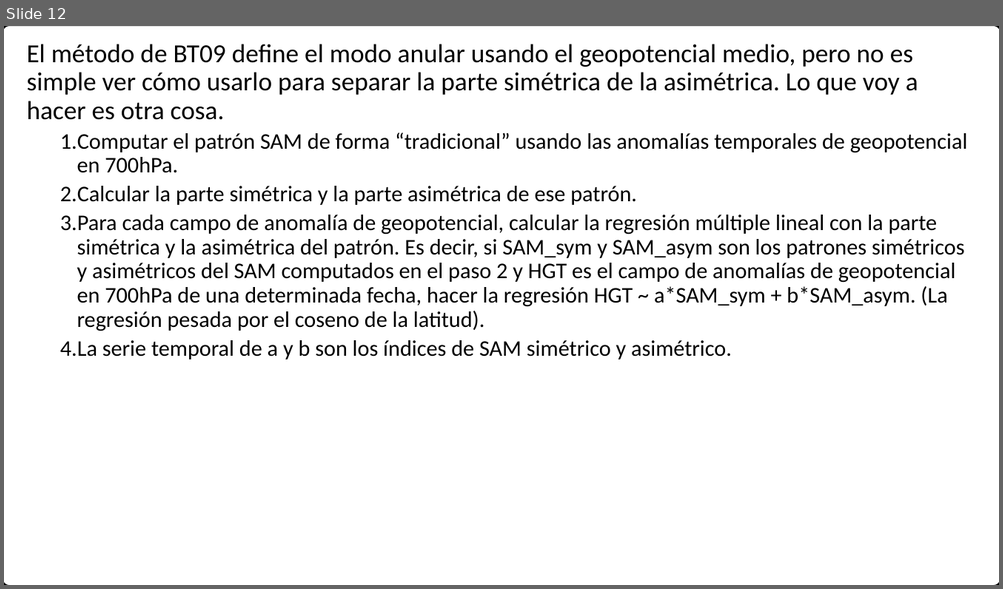
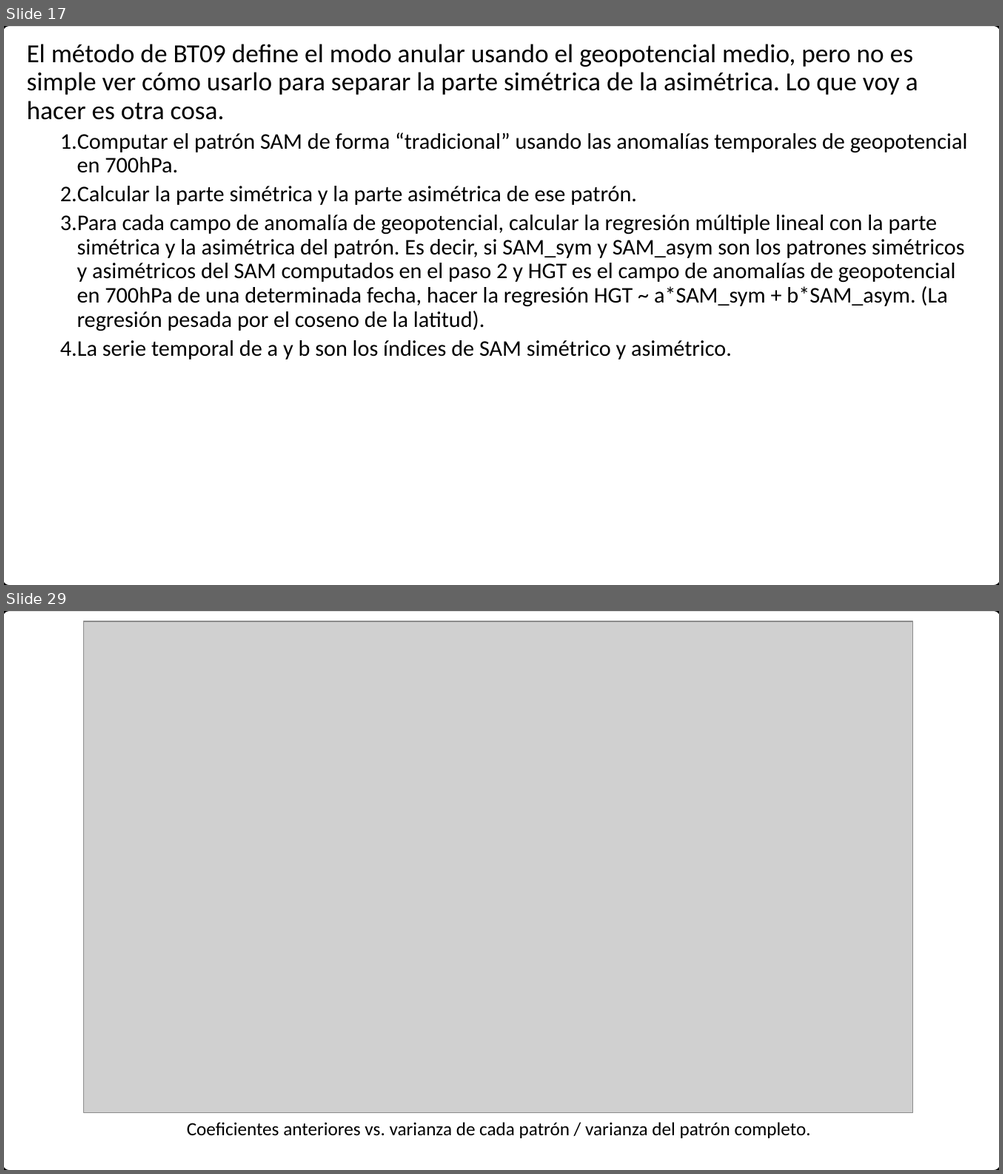
Before and after one commit to eliocamp/onda3, a slide deck: 26-SAM_asim.pptx. Shown one above the other, each under a label of ours: slide 12 before the commit, slides 17 and 29 after it; the slides between them are not shown. The pictures are 1003x589 and 1003x1174 pixels, drawn with LibreOffice and Linux fonts; fonts in the diff are those of the drawing; grey boxes stand for pictures. Boxes give left, top, right and bottom in pixels: in the first picture for what was removed or moved away, otherwise in the second. Text is boxed around its words. In the diff, an @@ line names an element or a change of style, - is before the commit and + after.

```diff
--- a/26-SAM_asim.pptx
+++ b/26-SAM_asim.pptx
@@ slide 29 added at [4, 611, 999, 1170], background #FFFFFF; not listed: 1 template element that a slide beside it also shows @@
@@ picture added at [84, 621, 913, 1114] @@
@@ text added at [187, 1122, 811, 1139], 18 pt, text #000000 @@
+Coeficientes anteriores vs. varianza de cada patrón / varianza del patrón completo.
@@ what was slide 12 is now slide 17 @@
```
Also in this commit, not shown: 6 slides changed, 15 other slides added, 1 slide removed, 3 other files.
